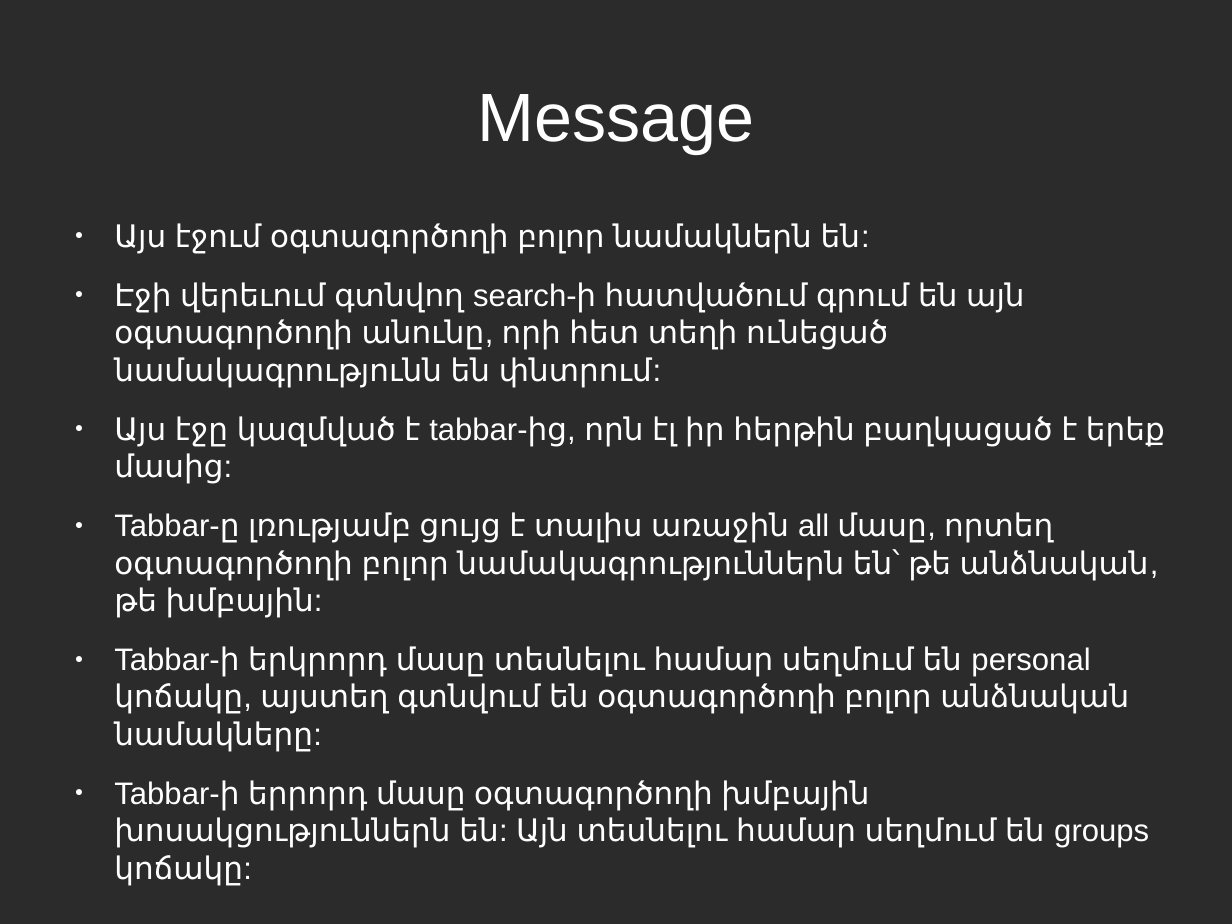
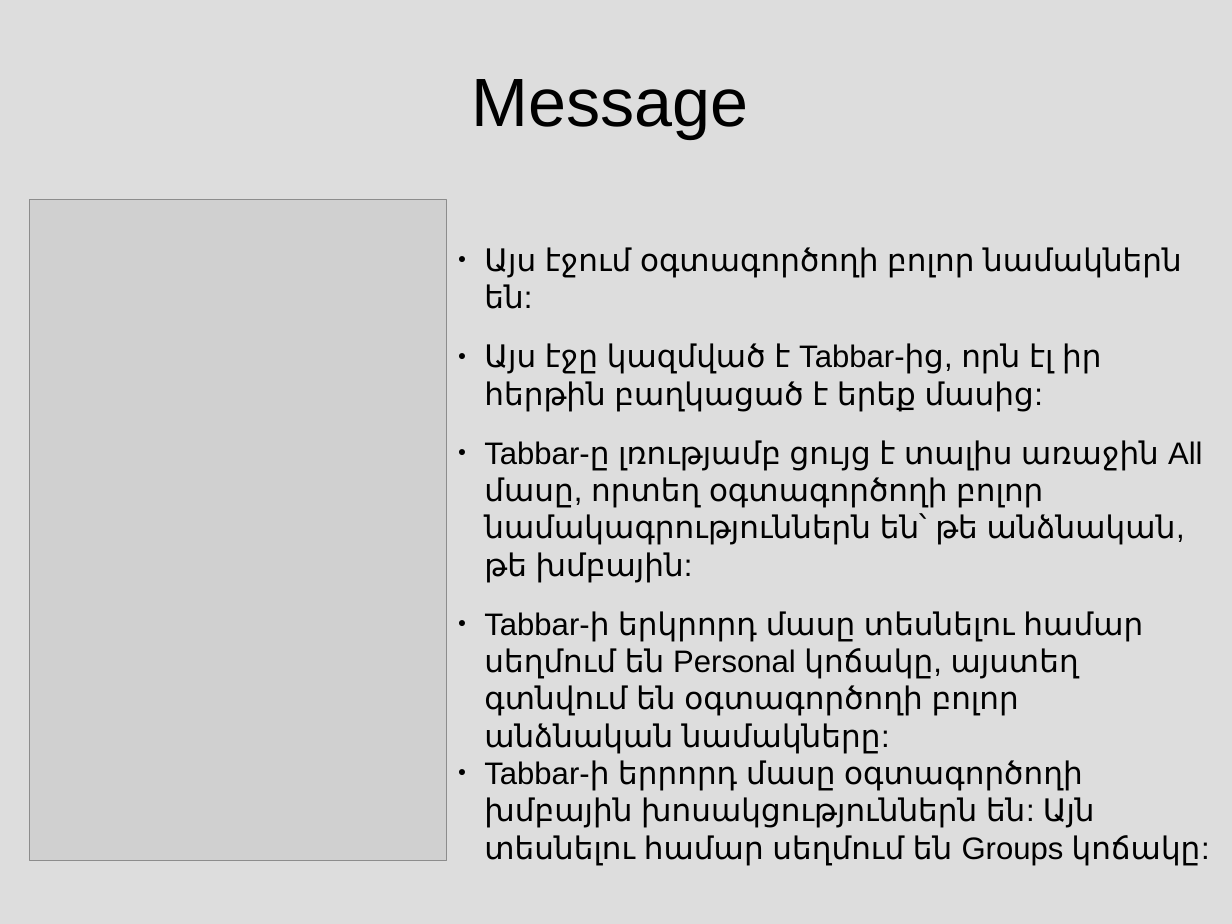
Before and after one commit to vanit-basic/instant_messenger, a slide deck: slide 15 of Documentation/Documentation.odp (slide 14 before the commit). Drawn at 1232x924 pixels with LibreOffice and Linux fonts; fonts in the diff are those of the drawing; grey boxes stand for pictures; background and template pictures are left out; a plain dark background stands for a picture behind light text. Boxes give left, top, right and bottom in pixels: in the first picture for what was removed or moved away, otherwise in the second. Text is boxed around its words. In the diff, an @@ line names an element or a change of style, - is before the commit and + after.

```diff
--- a/Documentation/Documentation.odp
+++ b/Documentation/Documentation.odp
@@ background picture (left out) to #DDDDDD @@
@@ title "Message": place and size @@
-title "Message" at bbox=[477, 94, 754, 153]
+title "Message" at bbox=[472, 79, 749, 139]
@@ title "Message" at bbox=[472, 79, 749, 139]: text colour #FFFFFF to #000000 @@
@@ picture added at bbox=[30, 200, 447, 861] @@
@@ text "Այս էջում օգտագործողի բոլոր նամակներն ...": place and size @@
-text "Այս էջում օգտագործողի բոլոր նամակներն ..." at bbox=[114, 223, 1165, 885]
+text "Այս էջում օգտագործողի բոլոր նամակներն ..." at bbox=[484, 247, 1203, 865]
@@ text at bbox=[484, 247, 1182, 309]: text colour #FFFFFF to #000000 in "Այս էջում օգտագործողի բոլոր նամակներն են:"; indent changed; bullet colour #FFFFFF to #000000 @@
@@ text at bbox=[484, 343, 1203, 865]: text changed; text colour #FFFFFF to #000000 @@
-● Էջի վերեւում գտնվող search-ի հատվածում գրում են այն օգտագործողի անունը, որի հետ տեղի ունեցած նամակագրությունն են փնտրում:
-● Այս էջը կազմված է tabbar-ից, որն էլ իր հերթին բաղկացած է երեք մասից:
-● Tabbar-ը լռությամբ ցույց է տալիս առաջին all մասը, որտեղ օգտագործողի բոլոր նամակագրություններն են՝ թե անձնական, թե խմբային:
-● Tabbar-ի երկրորդ մասը տեսնելու համար սեղմում են personal կոճակը, այստեղ գտնվում են օգտագործողի բոլոր անձնական նամակները:
-● Tabbar-ի երրորդ մասը օգտագործողի խմբային խոսակցություններն են: Այն տեսնելու համար սեղմում են groups կոճակը:
+● Այս էջը կազմված է Tabbar-ից, որն էլ իր հերթին բաղկացած է երեք մասից:
+● Tabbar-ը լռությամբ ցույց է տալիս առաջին All մասը, որտեղ օգտագործողի բոլոր նամակագրություններն են՝ թե անձնական, թե խմբային:
+● Tabbar-ի երկրորդ մասը տեսնելու համար սեղմում են Personal կոճակը, այստեղ գտնվում են օգտագործողի բոլոր անձնական նամակները:
+● Tabbar-ի երրորդ մասը օգտագործողի խմբային խոսակցություններն են: Այն տեսնելու համար սեղմում են Groups կոճակը:
```
Also in this commit, not shown: 24 other slides changed, 1 slide added.
